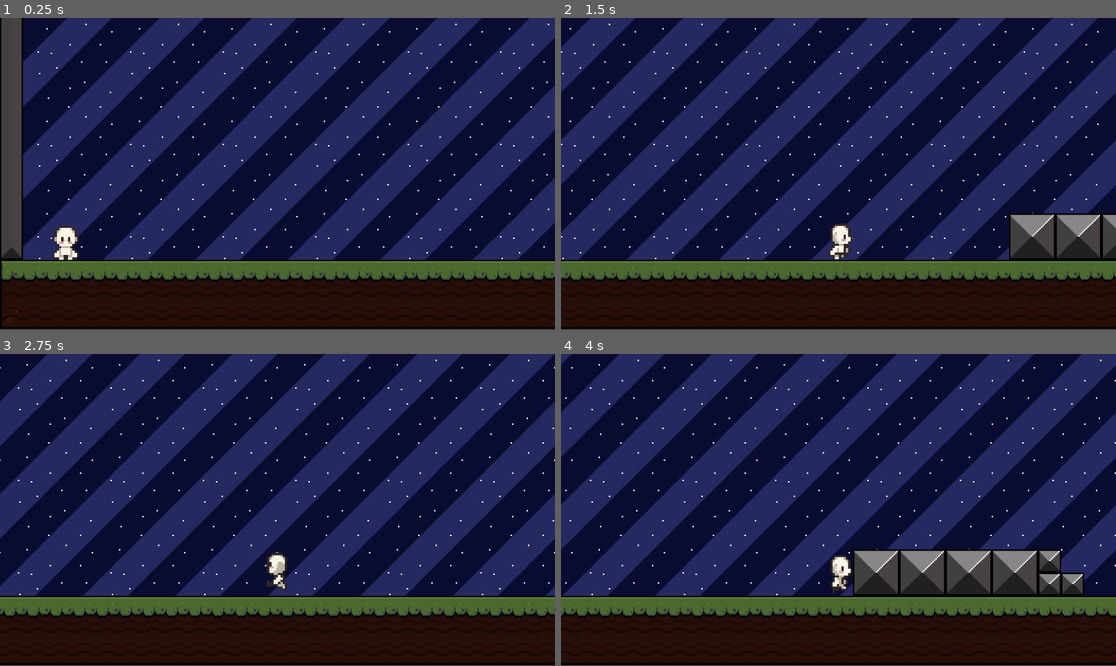
Above: before the commit, frames 1-4 (two rows, left to right).
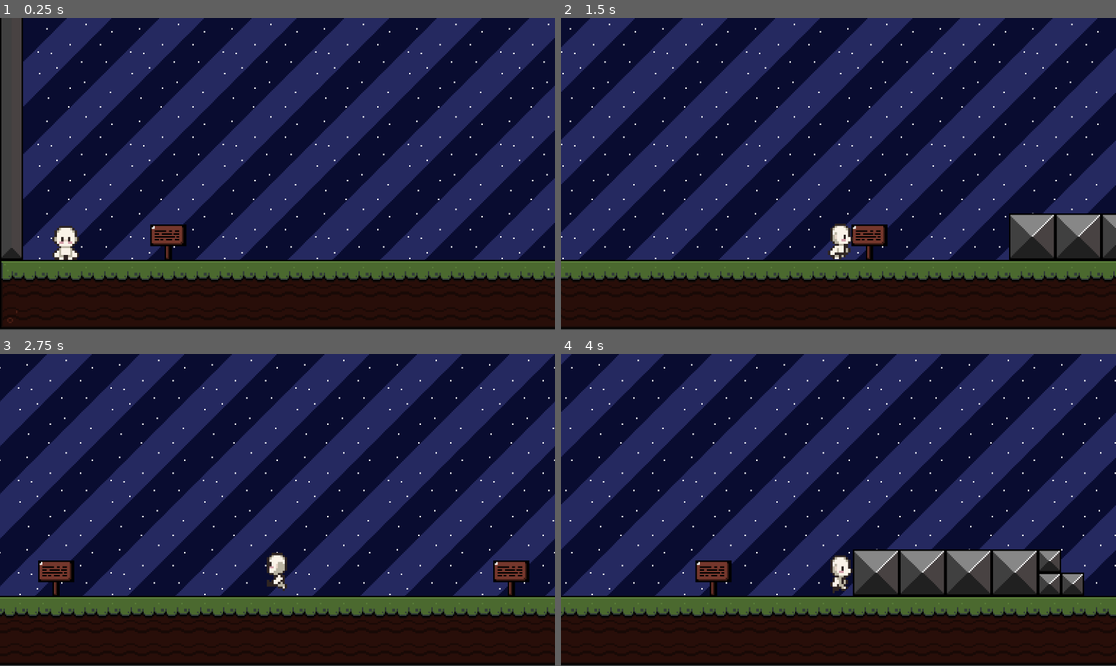
Above: after the commit, the same moments.

Repository: JoaoMarquess04/TratandoSobreDepressaoComJogosDigitais
Game: Godot game, scene res://Cenas/Tutorials.tscn
Same seed, same stepped clock (60 frames per second), same inputs: the game is played once before the commit and once after it.
Inputs:
- Up to frame 1 (0.25 s): no input
- Up to frame 2 (1.5 s): tap Enter (ui_accept) at 0.5, 0.77 s; hold Right (ui_right) from 0.53 s (still down); tap E (Dash) at 0.6, 1.35 s
- Up to frame 3 (2.75 s): tap Enter (ui_accept) at 1.52 s; release Right (ui_right) at 2.03 s; hold Left (ui_left) from 2.03 s (still down); tap E (Dash) at 2.1 s
- Up to frame 4 (4 s): release Left (ui_left) at 2.78 s; hold Right (ui_right) from 2.78 s (still down); tap E (Dash) at 2.85, 3.6 s; tap Enter (ui_accept) at 3.02, 3.77 s

The runs differ from the first frame. In frame 1, 0.5% of the frame differs, in the area x 27-34%, y 66-78%; in frame 2, 0.5%; in frame 3, 1.0%, in the area x 6-96%, y 66-78%; in frame 4, 0.5%.

Commit message:
adicional-sprite-placas

Diff:
--- a/Cenas/Cena2.tscn
+++ b/Cenas/Cena2.tscn
@@ -1,6 +1,5 @@
 [gd_scene format=3 uid="uid://dfxf7104r8ps5"]
 
-[ext_resource type="Texture2D" uid="uid://de1eqgotyjaf5" path="res://sprites/sky/sky-night.png" id="1_frmi4"]
 [ext_resource type="Texture2D" uid="uid://vqgv7r7ekvbt" path="res://sprites/bg-itens/tall-abandoned-lighthouse.png" id="2_yv64e"]
 [ext_resource type="Texture2D" uid="uid://dei1ep4wur50t" path="res://sprites/terreno/Sprite-0002.png" id="3_5lb1i"]
 [ext_resource type="Script" uid="uid://cwj85d1venhau" path="res://CharacterMove.gd" id="4_m10gh"]
@@ -297,18 +296,6 @@
 
 [node name="Node2D" type="Node2D" unique_id=1679215678]
 
-[node name="TextureRect" type="TextureRect" parent="." unique_id=679537619]
-texture_filter = 1
-anchors_preset = 15
-anchor_right = 1.0
-anchor_bottom = 1.0
-offset_right = 3406.0
-grow_horizontal = 2
-grow_vertical = 2
-texture = ExtResource("1_frmi4")
-stretch_mode = 1
-metadata/_edit_use_anchors_ = true
-
 [node name="LIGHTHOUSE" type="Sprite2D" parent="." unique_id=1425584230]
 texture_filter = 1
 position = Vector2(4280, 545)
--- a/Cenas/Tutorials.tscn
+++ b/Cenas/Tutorials.tscn
@@ -4,6 +4,7 @@
 [ext_resource type="Texture2D" uid="uid://vqgv7r7ekvbt" path="res://sprites/bg-itens/tall-abandoned-lighthouse.png" id="2_kjhup"]
 [ext_resource type="Texture2D" uid="uid://dei1ep4wur50t" path="res://sprites/terreno/Sprite-0002.png" id="3_o6x1e"]
 [ext_resource type="Script" uid="uid://cwj85d1venhau" path="res://CharacterMove.gd" id="4_grlfb"]
+[ext_resource type="Texture2D" uid="uid://coeumlwktdel0" path="res://sprites/general-itens/Placa.png" id="4_kjhup"]
 [ext_resource type="Texture2D" uid="uid://bka1h71kmifyl" path="res://sprites/character-NN/16x16 Rotate-Sheet.png" id="5_rxx8n"]
 [ext_resource type="Texture2D" uid="uid://ckdb3mqor6c0x" path="res://sprites/character-NN/16x16 Idle-Sheet.png" id="6_4yk3r"]
 [ext_resource type="Texture2D" uid="uid://dwfdw0no0uydo" path="res://sprites/character-NN/16x16 Jump-Sheet.png" id="7_jp51f"]
@@ -326,6 +327,21 @@
 format = 2
 layer_0/tile_data = PackedInt32Array(2490368, 393216, 0, 2555904, 393216, 1, 2621440, 393216, 2, 2490369, 458752, 0, 25 …(19164 unchanged characters)…
 
+[node name="Placa" type="Sprite2D" parent="." unique_id=474626583]
+texture_filter = 1
+position = Vector2(116, 586)
+texture = ExtResource("4_kjhup")
+
+[node name="Placa2" type="Sprite2D" parent="." unique_id=1332408975]
+texture_filter = 1
+position = Vector2(431, 586)
+texture = ExtResource("4_kjhup")
+
+[node name="Placa3" type="Sprite2D" parent="." unique_id=994271342]
+texture_filter = 1
+position = Vector2(824, 586)
+texture = ExtResource("4_kjhup")
+
 [node name="CharacterBody2D" type="CharacterBody2D" parent="." unique_id=608180040]
 script = ExtResource("4_grlfb")
 
Binary file added: sprites/general-itens/BotaoE.png
Not shown, added: sprites/general-itens/BotaoE.png.import
Binary file added: sprites/general-itens/Coracao.png
Not shown, added: sprites/general-itens/Coracao.png.import
Binary file added: sprites/general-itens/OrbeEnergia.png
Not shown, added: sprites/general-itens/OrbeEnergia.png.import
Binary file added: sprites/general-itens/Placa.png
Not shown, added: sprites/general-itens/Placa.png.import
Binary file added: sprites/general-itens/Warning.png
Not shown, added: sprites/general-itens/Warning.png.import
